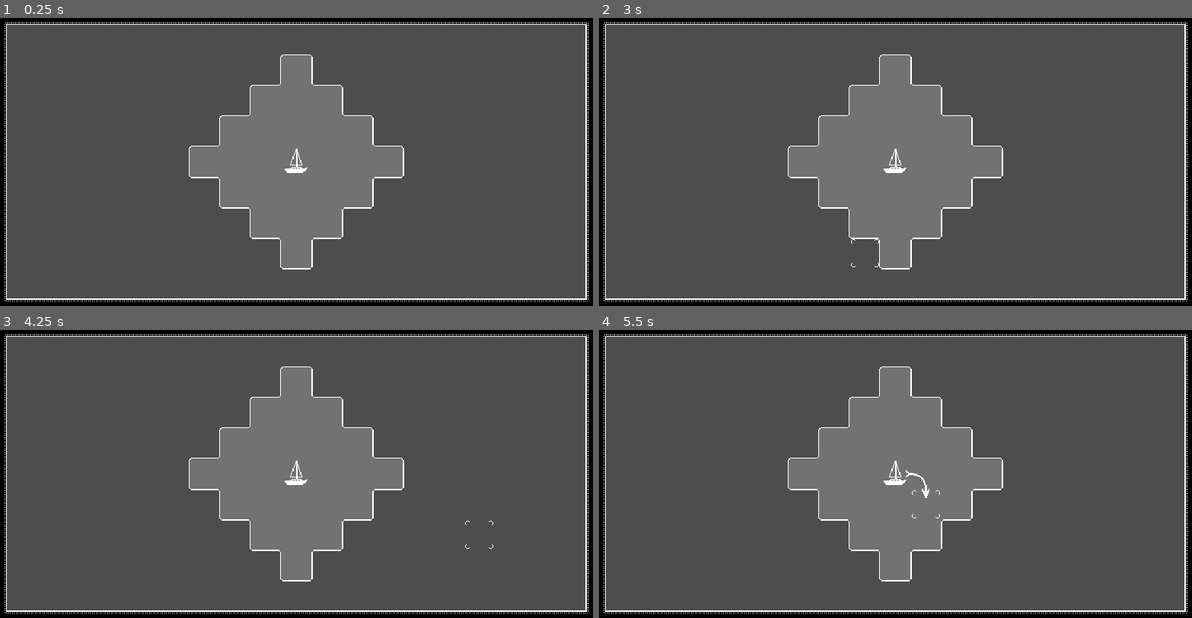
Above: before the commit, frames 1-4 (two rows, left to right).
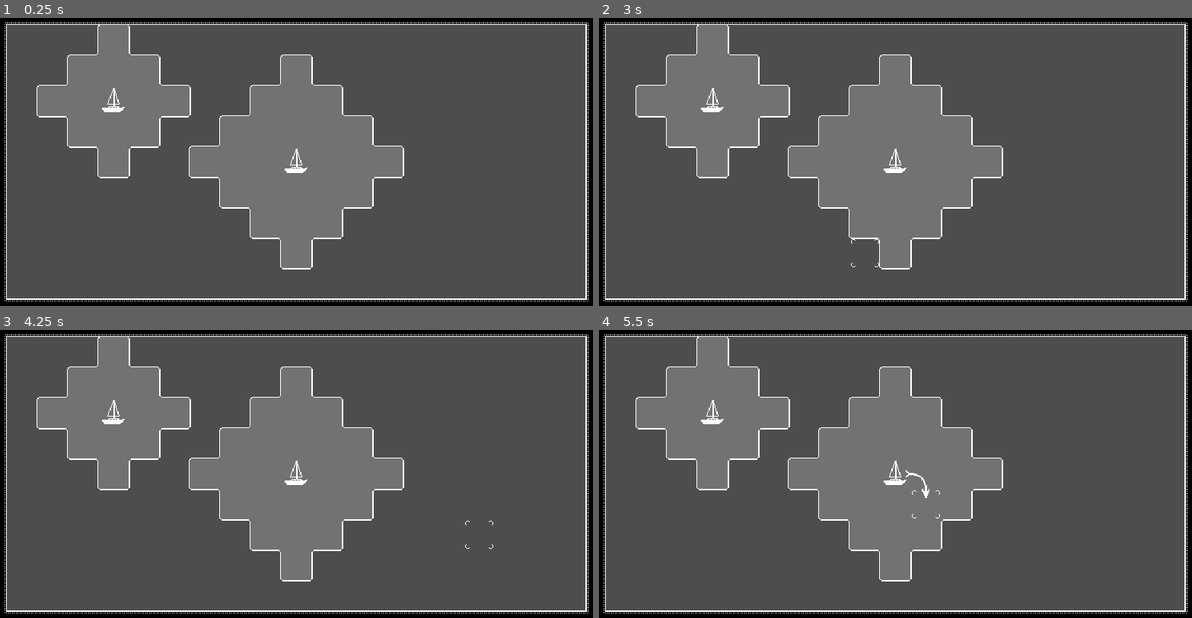
Above: after the commit, the same moments.

Repository: kabaczek1/kaba-game
Game: Godot game, scene res://main_scene.tscn
Two runs of this game, one before a commit and one after it. Both use one fixed random seed, a clock stepped at 60 frames per second and the inputs below.
Inputs (mouse positions are in pixels of both pictures, inside the frame that each line leads up to):
- Up to frame 1 (0.25 s): no input
- Up to frame 2 (3 s): tap Enter at 0.5, 2 s; move the mouse to (1031, 164) at 0.52 s; click (1031, 164) at 0.67 s; tap Space at 1.25, 2.75 s; move the mouse to (770, 196) at 1.27 s; click (770, 196) at 1.42 s; move the mouse to (954, 104) at 2.02 s; click (954, 104) at 2.17 s; move the mouse to (865, 248) at 2.77 s; click (865, 248) at 2.92 s
- Up to frame 3 (4.25 s): tap Enter at 3.5 s; move the mouse to (480, 543) at 3.52 s; click (480, 543) at 3.67 s
- Up to frame 4 (5.5 s): tap Space at 4.25 s; move the mouse to (711, 442) at 4.27 s; click (711, 442) at 4.42 s; move the mouse to (925, 491) at 5.02 s; click (925, 491) at 5.17 s

The runs differ from the first frame. In frame 1, 7.4% of the frame differs, in the area x 6-33%, y 2-56%; in frame 2, 7.4%; in frame 3, 7.4%; in frame 4, 7.4%.

Commit message:
readme update

Diff:
--- a/game_scenes/battle/battle_scene.tscn
+++ b/game_scenes/battle/battle_scene.tscn
@@ -42,6 +42,9 @@
 speed = 3
 cell = Vector2i(9, 4)
 
+[node name="GridUnit2" parent="TeamController" instance=ExtResource("4_rhefh")]
+cell = Vector2i(3, 2)
+
 [node name="MainGrid" parent="." instance=ExtResource("2_6gr02")]
 
 [node name="ObstacleGrid" parent="." instance=ExtResource("4_m36fw")]
Not shown, added: README.md
Not shown, added: prototype.gif
